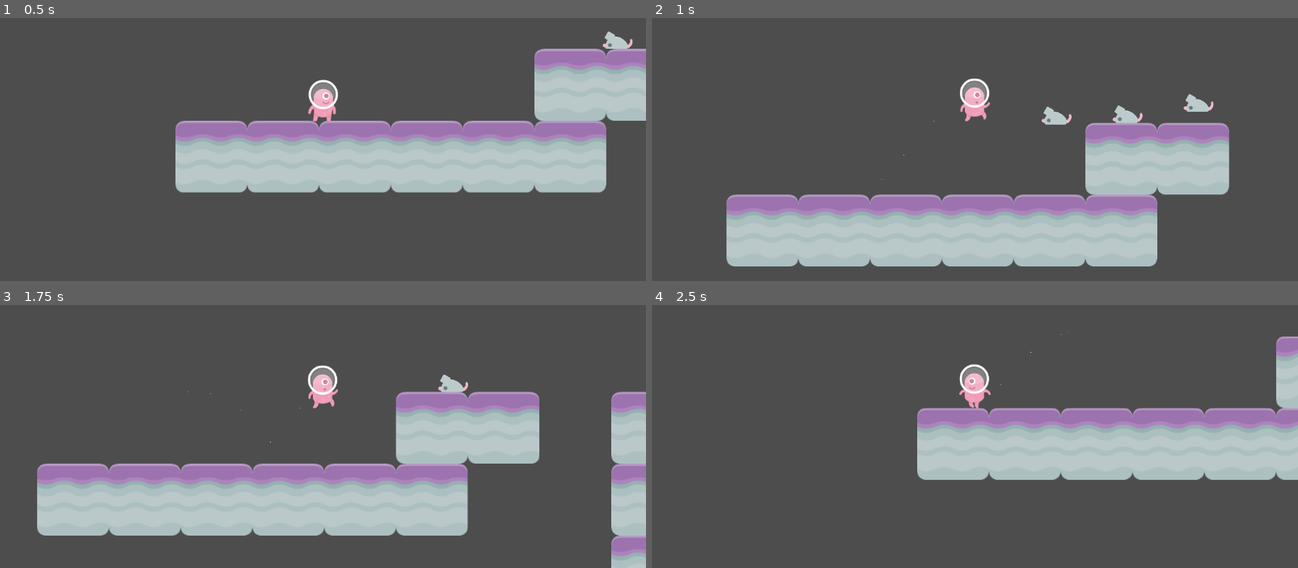
Above: before the commit, frames 1-4 (two rows, left to right).
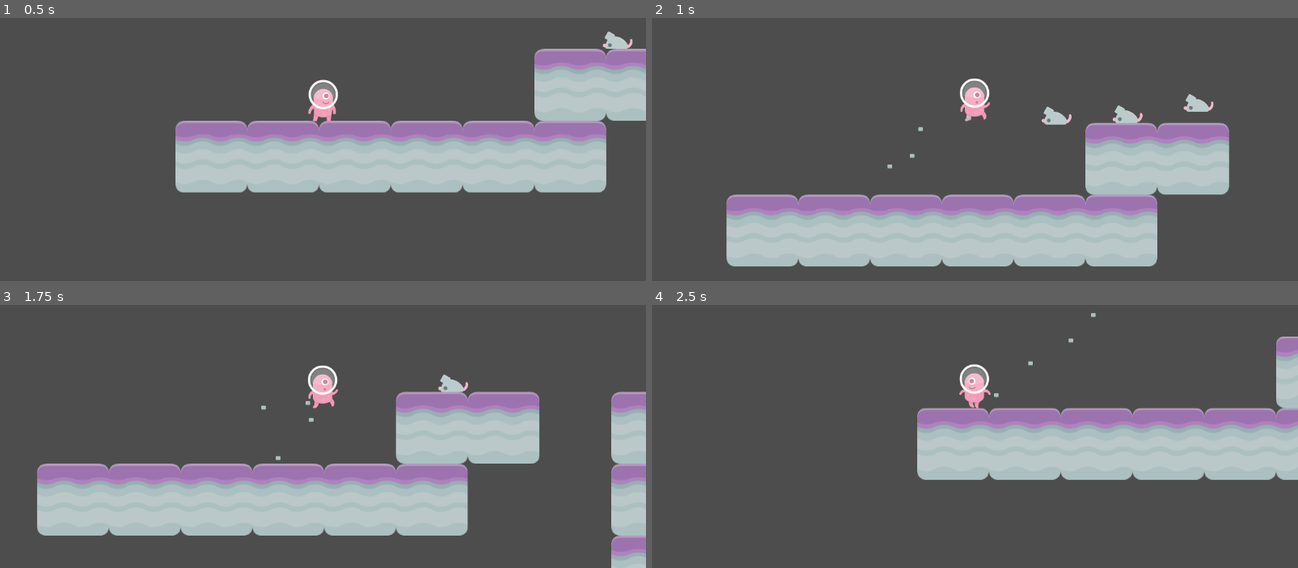
Above: after the commit, the same moments.

Repository: ferupk/CSUI-GD-tutorial-8
Game: Godot game, scene res://scenes/Level 1.tscn
Same seed, same stepped clock (60 frames per second), same inputs: the game is played once before the commit and once after it.
Inputs:
- Up to frame 1 (0.5 s): no input
- Up to frame 2 (1 s): hold Right (right) from 0.53 s (still down); tap Space (jump) at 0.6, 0.77 s
- Up to frame 3 (1.75 s): keep holding Right (right); tap Space (jump) at 1.07, 1.35, 1.52 s
- Up to frame 4 (2.5 s): tap Space (jump) at 1.82, 2.1 s; release Right (right) at 2.03 s; hold Left (left) from 2.03 s (still down)

Frame 1 is identical in both runs. In frame 2, less than 0.1% of the frame differs, in the area x 35-50%, y 37-62%; in frame 3, less than 0.1%, in the area x 29-49%, y 32-60%; in frame 4, less than 0.1%.

Commit message:
Added particles for level background and player movement

Diff:
--- a/scenes/Level 1.tscn
+++ b/scenes/Level 1.tscn
@@ -1,10 +1,23 @@
-[gd_scene load_steps=8 format=4 uid="uid://d3a2sgehaqjdt"]
+[gd_scene load_steps=9 format=4 uid="uid://d3a2sgehaqjdt"]
 
 [ext_resource type="PackedScene" uid="uid://beg452kqkfydx" path="res://scenes/Player.tscn" id="1"]
 [ext_resource type="PackedScene" uid="uid://cbrrsfnbg3p0g" path="res://scenes/Spawner.tscn" id="1_yaxqa"]
 [ext_resource type="Texture2D" uid="uid://r37ts0nyebjk" path="res://assets/Familiar Looking Rocket.png" id="3"]
 [ext_resource type="Texture2D" uid="uid://dd7fcijo64bic" path="res://assets/kenney_platformerpack/Spritesheets/spritesheet_gr_planet.png" id="4_8s0ta"]
 [ext_resource type="PackedScene" path="res://scenes/Area Trigger.tscn" id="4_t7cob"]
+
+[sub_resource type="ParticleProcessMaterial" id="ParticleProcessMaterial_iuywq"]
+particle_flag_disable_z = true
+emission_shape = 3
+emission_box_extents = Vector3(2000, 100, 1)
+spread = 30.0
+angular_velocity_min = -5.00002
+angular_velocity_max = 4.99998
+radial_velocity_min = -5.00002
+radial_velocity_max = 4.99998
+gravity = Vector3(-500, 750, 0)
+scale_max = 4.0
+color = Color(0.819782, 0.922766, 0.936051, 1)
 
 [sub_resource type="TileSetAtlasSource" id="TileSetAtlasSource_we7op"]
 texture = ExtResource("4_8s0ta")
@@ -44,6 +57,15 @@
 
 [node name="Level 1" type="Node2D"]
 
+[node name="GPUParticles2D" type="GPUParticles2D" parent="."]
+position = Vector2(1270, -296)
+amount = 200
+process_material = SubResource("ParticleProcessMaterial_iuywq")
+lifetime = 4.0
+visibility_rect = Rect2(-2000, -100, 4000, 1000)
+trail_enabled = true
+trail_lifetime = 0.1
+
 [node name="Spawner" parent="." instance=ExtResource("1_yaxqa")]
 position = Vector2(734, 90)
 
--- a/scenes/Player.tscn
+++ b/scenes/Player.tscn
@@ -1,7 +1,8 @@
-[gd_scene load_steps=9 format=3 uid="uid://beg452kqkfydx"]
+[gd_scene load_steps=10 format=3 uid="uid://beg452kqkfydx"]
 
 [ext_resource type="Script" path="res://scripts/Player.gd" id="1"]
 [ext_resource type="Texture2D" uid="uid://d2oej36eq8vvl" path="res://assets/kenney_platformerpack/Spritesheets/spritesheet_alien.png" id="2"]
+[ext_resource type="Texture2D" uid="uid://dpnuijhsx0eak" path="res://assets/kenney_platformerpack/PNG/Particles/brickGrey_small.png" id="3_2lj6o"]
 
 [sub_resource type="RectangleShape2D" id="1"]
 size = Vector2(52.924, 76.884)
@@ -63,10 +64,18 @@
 
 [sub_resource type="ParticleProcessMaterial" id="ParticleProcessMaterial_e0tsl"]
 particle_flag_disable_z = true
-gravity = Vector3(0, 98, 0)
+emission_shape = 3
+emission_box_extents = Vector3(30, 1, 1)
+spread = 180.0
+initial_velocity_min = 50.0
+initial_velocity_max = 50.0
+gravity = Vector3(0, -200, 0)
 
 [node name="Player" type="CharacterBody2D"]
 script = ExtResource("1")
+speed = null
+GRAVITY = null
+jump_speed = null
 
 [node name="CollisionShape2D" type="CollisionShape2D" parent="."]
 shape = SubResource("1")
@@ -86,4 +95,8 @@
 [node name="Camera2D" type="Camera2D" parent="."]
 
 [node name="GPUParticles2D" type="GPUParticles2D" parent="."]
+position = Vector2(0, 30)
+amount = 4
 process_material = SubResource("ParticleProcessMaterial_e0tsl")
+texture = ExtResource("3_2lj6o")
+lifetime = 0.5
